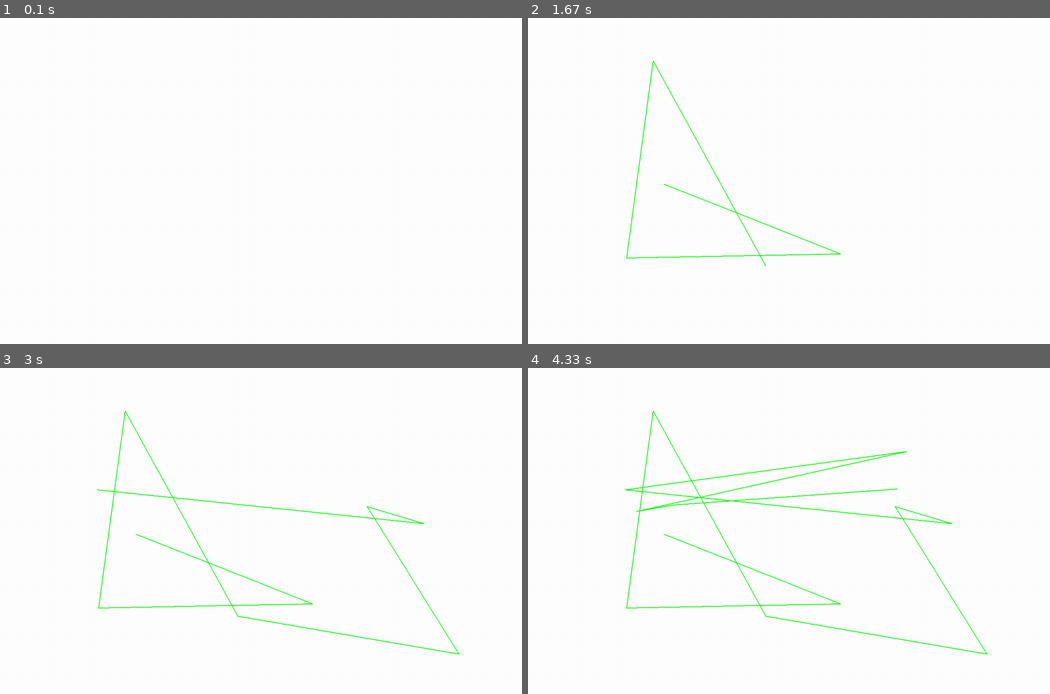
Above: before the commit, frames 1-4 (two rows, left to right).
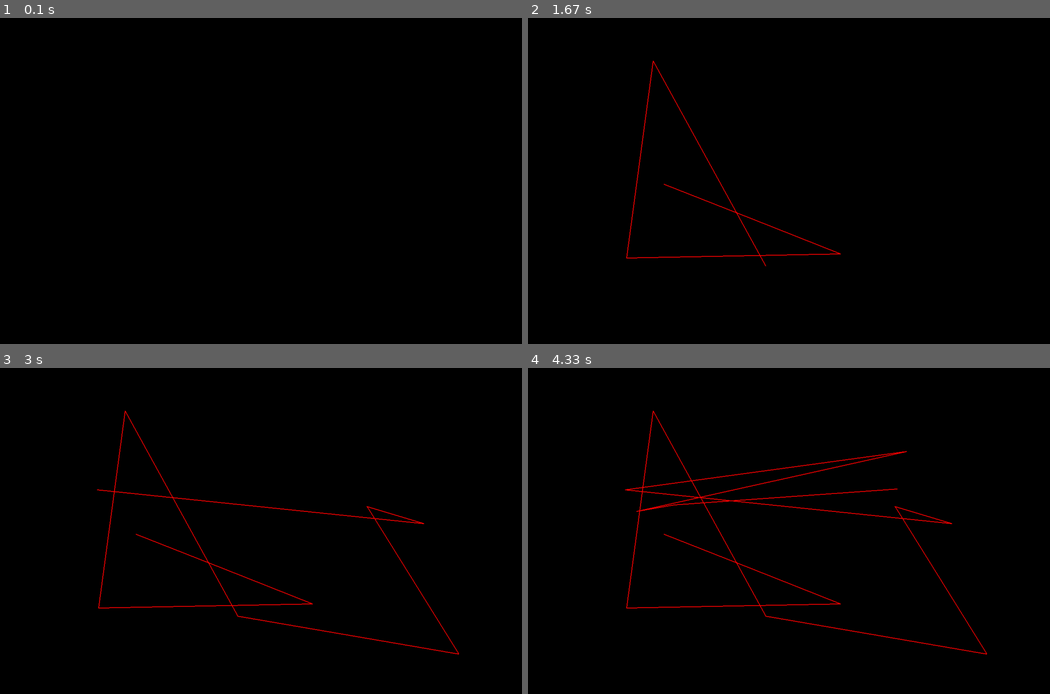
Above: after the commit, the same moments.

Repository: rhainne/py-game-dev
Game: pygame game, started from drawing_lines.py
The game is run twice, just before and just after one commit, with the same random seed, the same clock (stepped at 60 frames per second) and the same inputs.
Inputs (mouse positions are in pixels of both pictures, inside the frame that each line leads up to):
- Up to frame 1 (0.1 s): no input
- Up to frame 2 (1.67 s): press the mouse at (663, 184) at 0.37 s; move the mouse to (752, 216) at 0.47 s; release the mouse at (841, 252) at 0.6 s; click (627, 255) at 0.72 s; click (653, 60) at 1.05 s; click (762, 265) at 1.38 s
- Up to frame 3 (3 s): click (459, 654) at 1.72 s; click (365, 504) at 2.05 s; click (422, 524) at 2.38 s; click (99, 488) at 2.72 s
- Up to frame 4 (4.33 s): click (903, 449) at 3.05 s; click (637, 511) at 3.38 s; click (674, 504) at 3.72 s; click (898, 488) at 4.05 s

The runs differ from the first frame. In frame 1, 100% of the frame differs, in the area x 0-100%, y 0-100%; in frame 2, 100%; in frame 3, 100%; in frame 4, 100%.

Commit message:
Daily commit

Diff:
--- a/drawing_lines.py
+++ b/drawing_lines.py
@@ -14,7 +14,7 @@
             points.append(event.pos)
             if len(points) > 100:
                 del points[0]
-    screen.fill((255, 255, 255))
+    screen.fill((0, 0, 0))
     if len(points) > 1:
-        pygame.draw.lines(screen, (0, 255, 0), False, points, 2)
+        pygame.draw.lines(screen, (255, 0, 0), False, points, 2)
     pygame.display.update()
